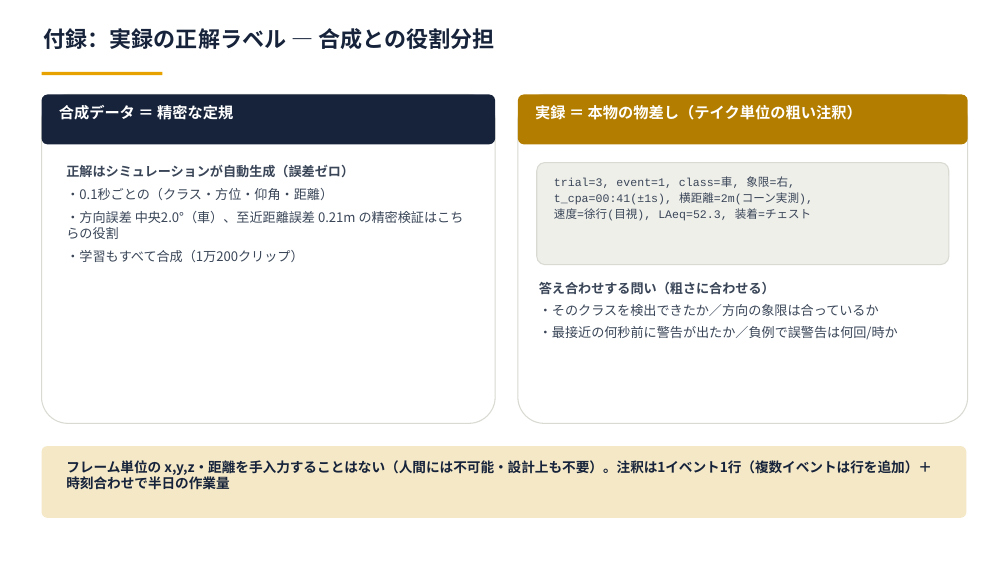
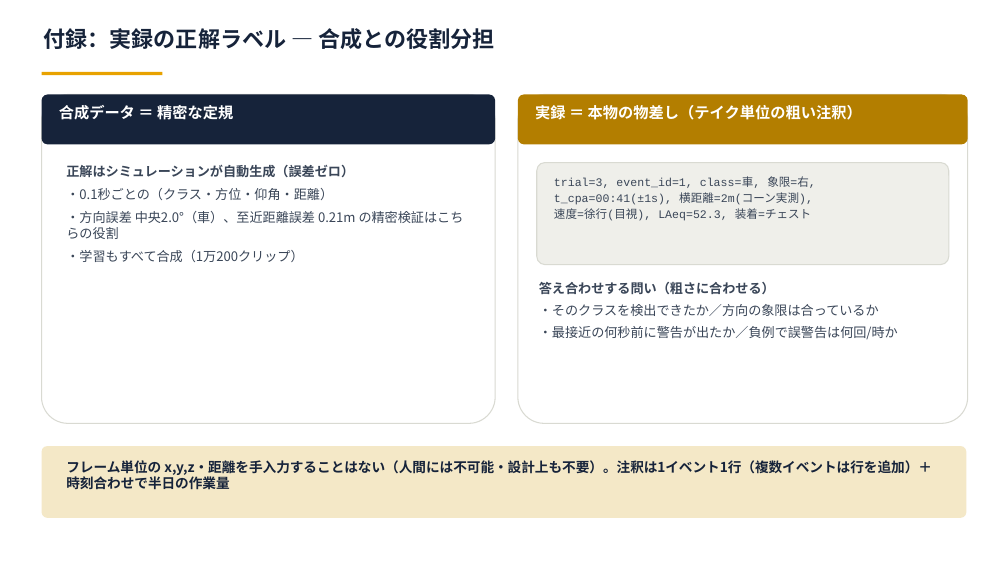
Before and after one commit to Noosdoo/outdoor-seld-sim, a slide deck: slide 2 of md/seminar/図_付録QA用_2026-08-13.pptx. Drawn at 1008x567 pixels with LibreOffice and Linux fonts; fonts in the diff are those of the drawing. Boxes give left, top, right and bottom in pixels: in the first picture for what was removed or moved away, otherwise in the second. Text is boxed around its words. In the diff, an @@ line names an element or a change of style, - is before the commit and + after.

```diff
--- a/md/seminar/図_付録QA用_2026-08-13.pptx
+++ b/md/seminar/図_付録QA用_2026-08-13.pptx
@@ text at (554, 176, 816, 188): text changed @@
-trial=3, event=1, class=車, 象限=右,
+trial=3, event_id=1, class=車, 象限=右,
```
Also in this commit, not shown: 10 other files.
